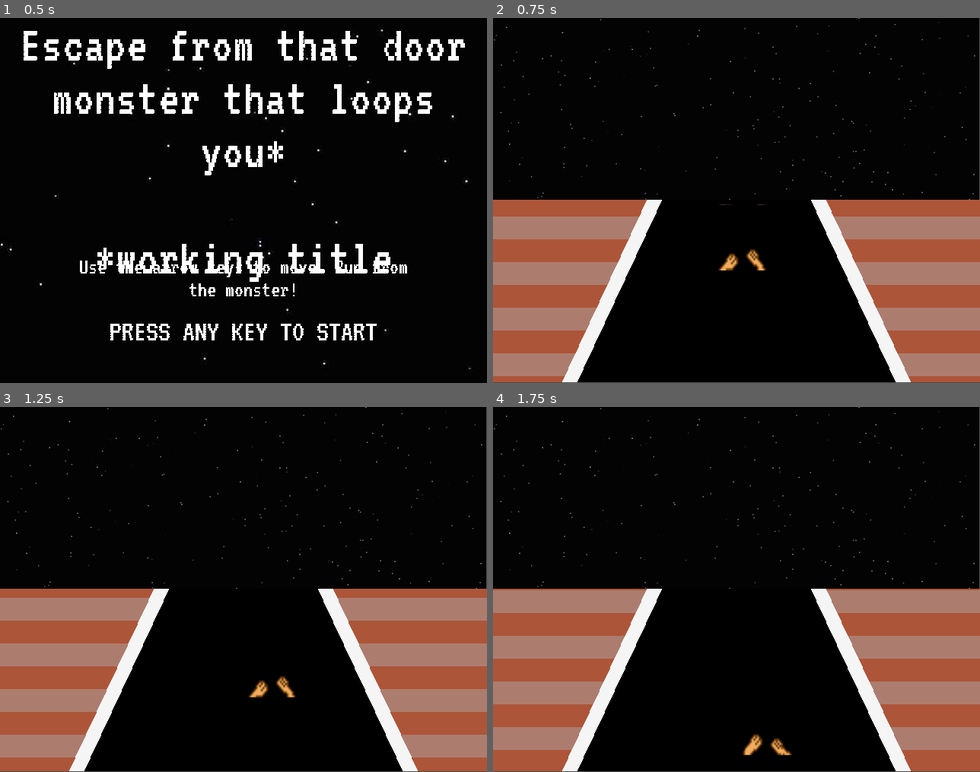
Above: before the commit, frames 1-4 (two rows, left to right).
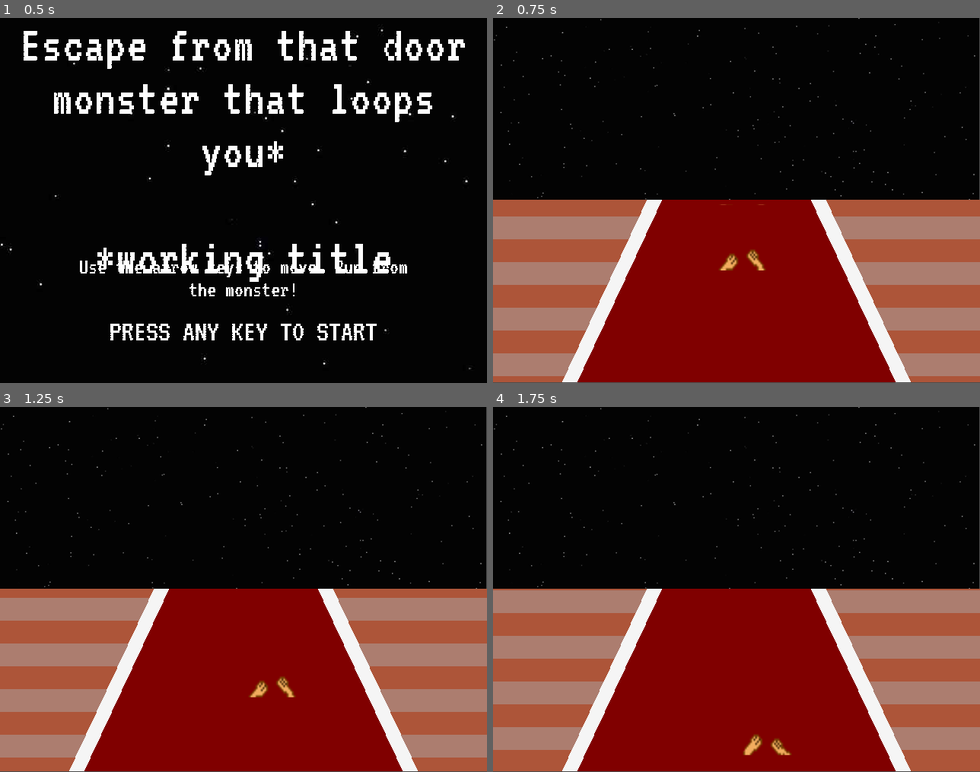
Above: after the commit, the same moments.

Repository: Jahavsuna/gamejam25
Game: Godot game, scene res://scenes/TitleScreen.tscn
The game is run twice, just before and just after one commit, with the same random seed, the same clock (stepped at 60 frames per second) and the same inputs.
Inputs:
- Up to frame 1 (0.5 s): no input
- Up to frame 2 (0.75 s): tap Enter at 0.5 s; hold Right (ui_right) from 0.53 s (still down)
- Up to frame 3 (1.25 s): keep holding Right (ui_right)
- Up to frame 4 (1.75 s): release Right (ui_right) at 1.28 s; hold Down (ui_down) from 1.28 s (still down)

Frame 1 is identical in both runs. In frame 2, 24% of the frame differs, in the area x 17-83%, y 49-100%; in frame 3, 24%; in frame 4, 24%.

Commit message:
Changed road color to be maroon so monster is more visible

Diff:
--- a/scripts/line.gd
+++ b/scripts/line.gd
@@ -34,7 +34,7 @@
 
 func _config_colors() -> void:
 	edge_color = Color.WHITE_SMOKE
-	road_color = Color.BLACK
+	road_color = Color("#800000")
 	if int(self.position.y / GameGlobals.LINE_COLOR_SWICTH) % 2 == 0:
 		outer_color = Color8(172, 125, 111, 255)
 	else:
